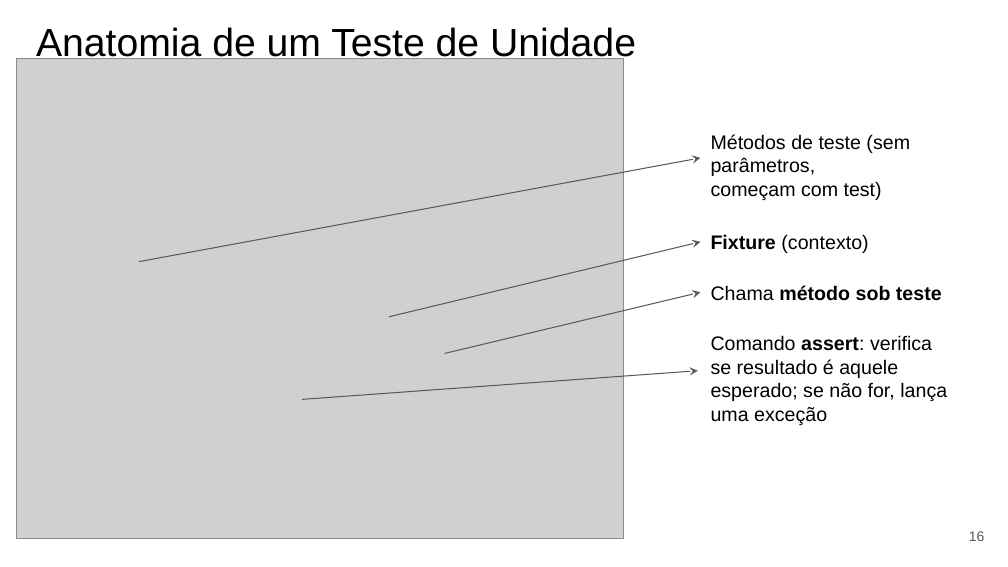
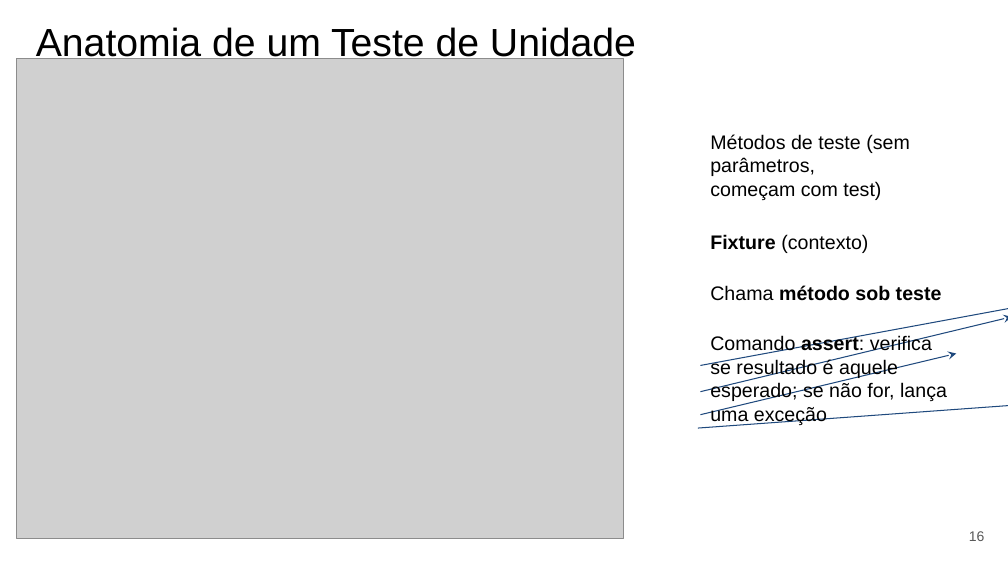
Before and after one commit to eduardocunha11/firstblog, a slide deck: slide 16 of aulas/gsi526/aula12-testes.pptx. Drawn at 1008x567 pixels with LibreOffice and Linux fonts; fonts in the diff are those of the drawing; grey boxes stand for pictures. Boxes give left, top, right and bottom in pixels: in the first picture for what was removed or moved away, otherwise in the second. Text is boxed around its words. In the diff, an @@ line names an element or a change of style, - is before the commit and + after.

Commit message:
aula sobre testes simplificada

```diff
--- a/aulas/gsi526/aula12-testes.pptx
+++ b/aulas/gsi526/aula12-testes.pptx
@@ arrow removed from (139, 262) to (701, 158) @@
@@ arrow removed from (389, 317) to (701, 242) @@
@@ freeform shape added at box(701, 262, 1008, 366), outline #1F497D 0.74 pt @@
@@ arrow removed from (445, 354) to (701, 292) @@
@@ freeform shape added at box(701, 317, 1008, 391), outline #1F497D 0.74 pt @@
@@ freeform shape added at box(701, 354, 957, 415), outline #1F497D 0.74 pt @@
@@ arrow removed from (301, 399) to (698, 371) @@
@@ freeform shape added at box(698, 399, 1008, 427), outline #1F497D 0.74 pt @@
```
Also in this commit, not shown: 32 other slides changed, 1 slide added, 24 slides removed, 3 other files.
